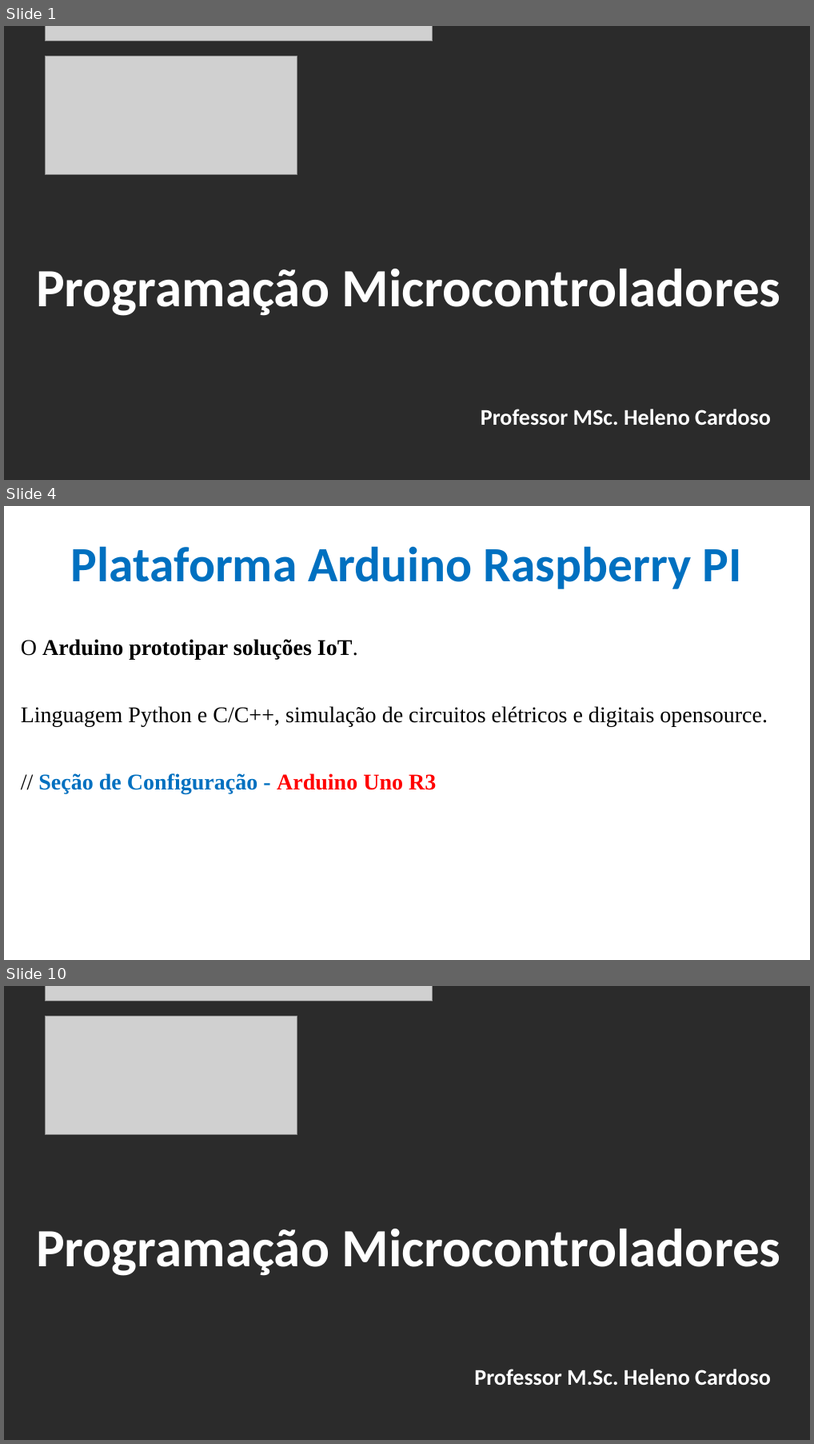
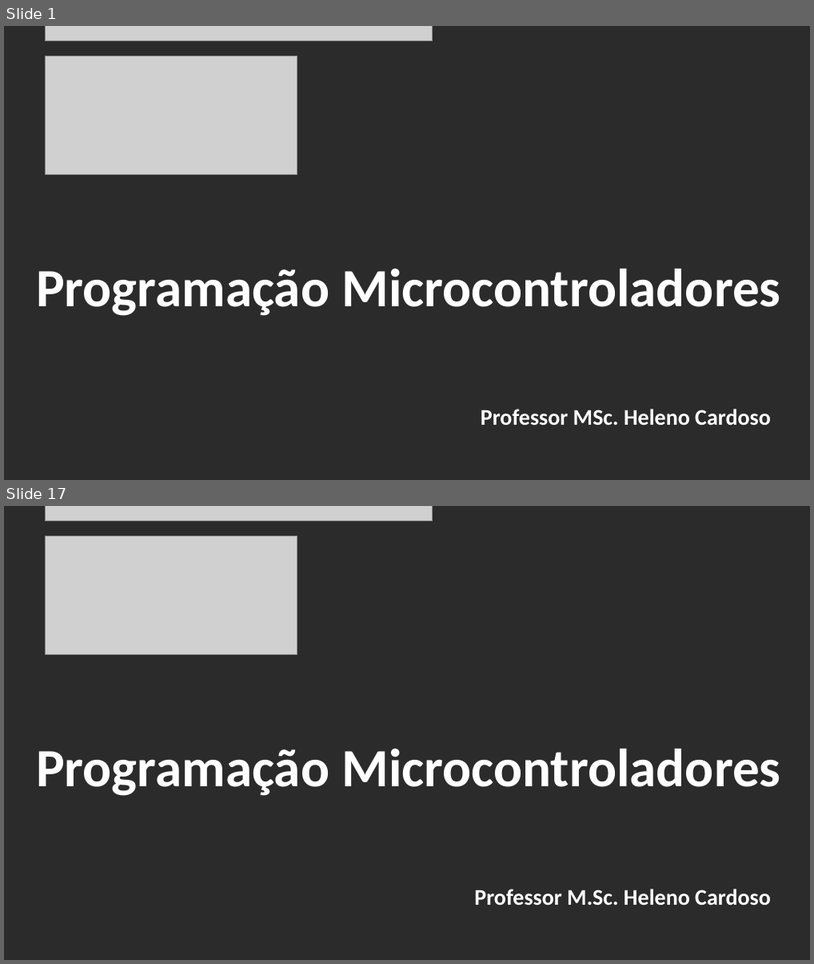
Before and after one commit to CloudEducationBrazil/WydenArea1ProgramacaoMicrocontroladores, a slide deck: 01 Classes/Aula 04 - Programação Microcontroladores - Arduíno Raspberry PI.pptx. Shown one above the other, each under a label of ours: slides 1, 4 and 10 before the commit, slides 1 and 17 after it; the slides between them are not shown. The pictures are 814x1444 and 814x964 pixels, drawn with LibreOffice and Linux fonts; fonts in the diff are those of the drawing; grey boxes stand for pictures; background and template pictures are left out; a plain dark background stands for a picture behind light text. Boxes give left, top, right and bottom in pixels: in the first picture for what was removed or moved away, otherwise in the second. Text is boxed around its words. In the diff, an @@ line names an element or a change of style, - is before the commit and + after.

```diff
--- a/01 Classes/Aula 04 - Programação Microcontroladores - Arduíno Raspberry PI.pptx
+++ b/01 Classes/Aula 04 - Programação Microcontroladores - Arduíno Raspberry PI.pptx
@@ slide 4 removed at (4,506,810,960), background picture (left out) @@
@@ title removed at (71,546,742,589) @@
-Plataforma Arduino Raspberry PI
@@ text removed at (21,639,768,794) @@
-O Arduino prototipar soluções IoT.
-Linguagem Python e C/C++, simulação de circuitos elétricos e digitais opensource.
-// Seção de Configuração - Arduino Uno R3
@@ what was slide 10 is now slide 17 @@
```
Also in this commit, not shown: 6 slides changed, 9 slides added, 1 other slide removed.
